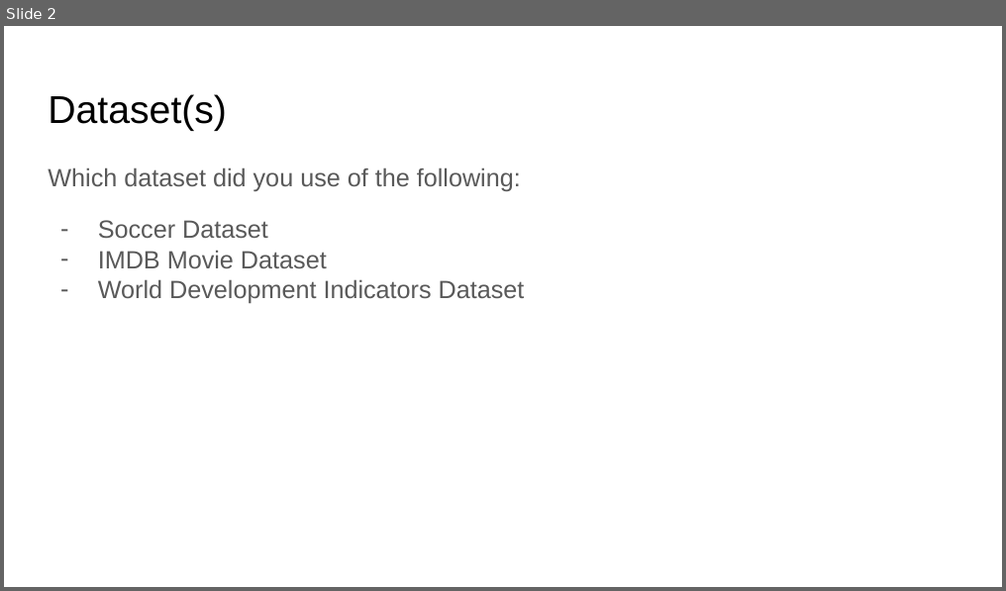
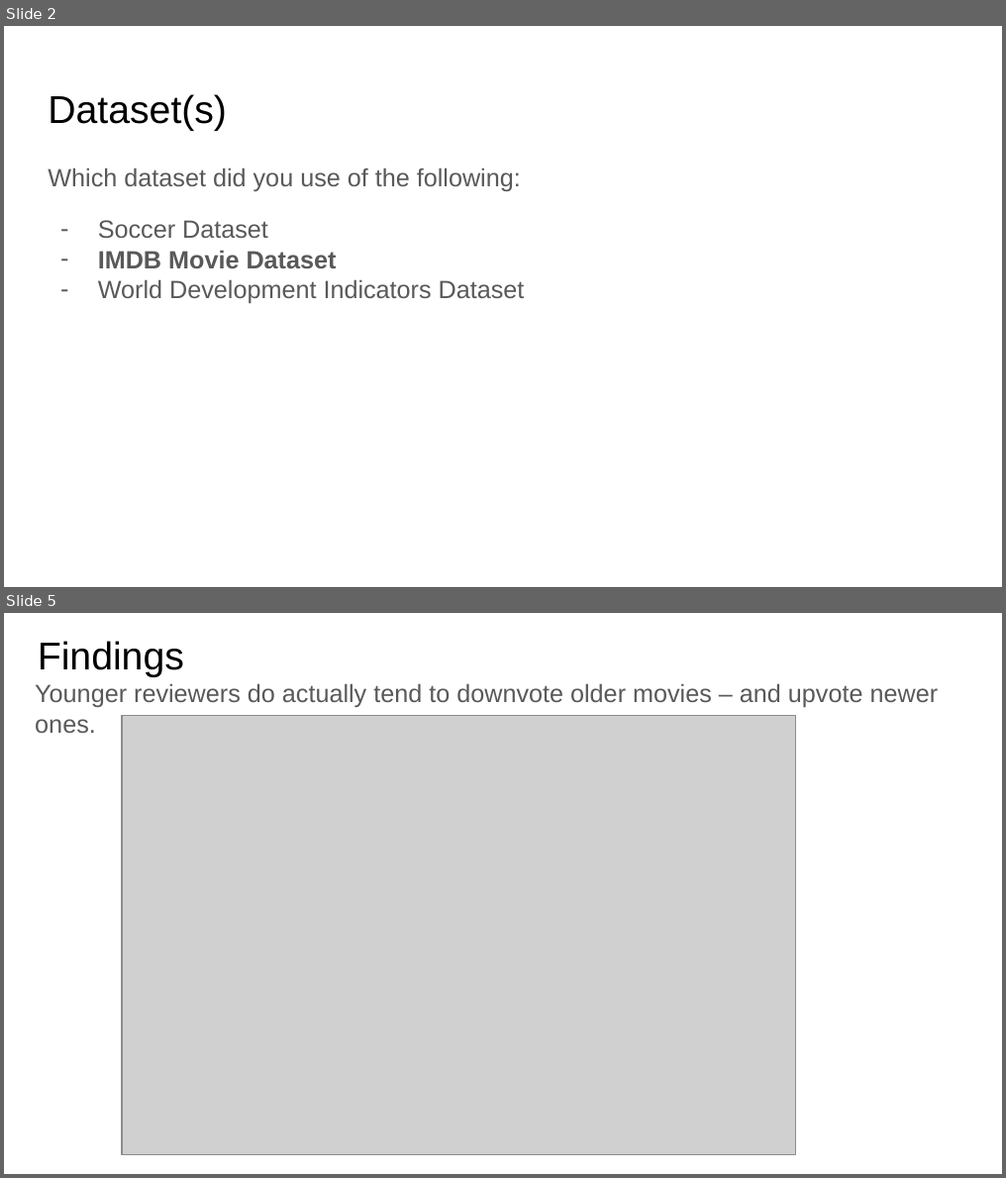
Before and after one commit to sgrosu/sandiego, a slide deck: DSE 200X_ Mini Project Presentation Template.odp. Shown one above the other, each under a label of ours: slide 2 before the commit, slides 2 and 5 after it; the slides between them are not shown. The pictures are 1006x591 and 1006x1178 pixels, drawn with LibreOffice and Linux fonts; fonts in the diff are those of the drawing; grey boxes stand for pictures. Boxes give left, top, right and bottom in pixels: in the first picture for what was removed or moved away, otherwise in the second. Text is boxed around its words. In the diff, an @@ line names an element or a change of style, - is before the commit and + after.

```diff
--- a/DSE 200X_ Mini Project Presentation Template.odp
+++ b/DSE 200X_ Mini Project Presentation Template.odp
@@ slide 5 added at [4, 613, 1002, 1174], background #FFFFFF @@
@@ title added at [38, 641, 184, 677], 28 pt, text #000000 @@
+Findings
@@ text added at [35, 683, 939, 733], 18 pt, text #595959 @@
+Younger reviewers do actually tend to downvote older movies – and upvote newer ones.
@@ picture added at [122, 715, 795, 1155] @@
@@ slide 2 changed as well @@
@@ text at [98, 250, 337, 269]: bold on in "IMDB Movie Dataset" @@
```
Also in this commit, not shown: 3 other slides changed, 2 other slides added, 3 slides removed, 4 other files.
